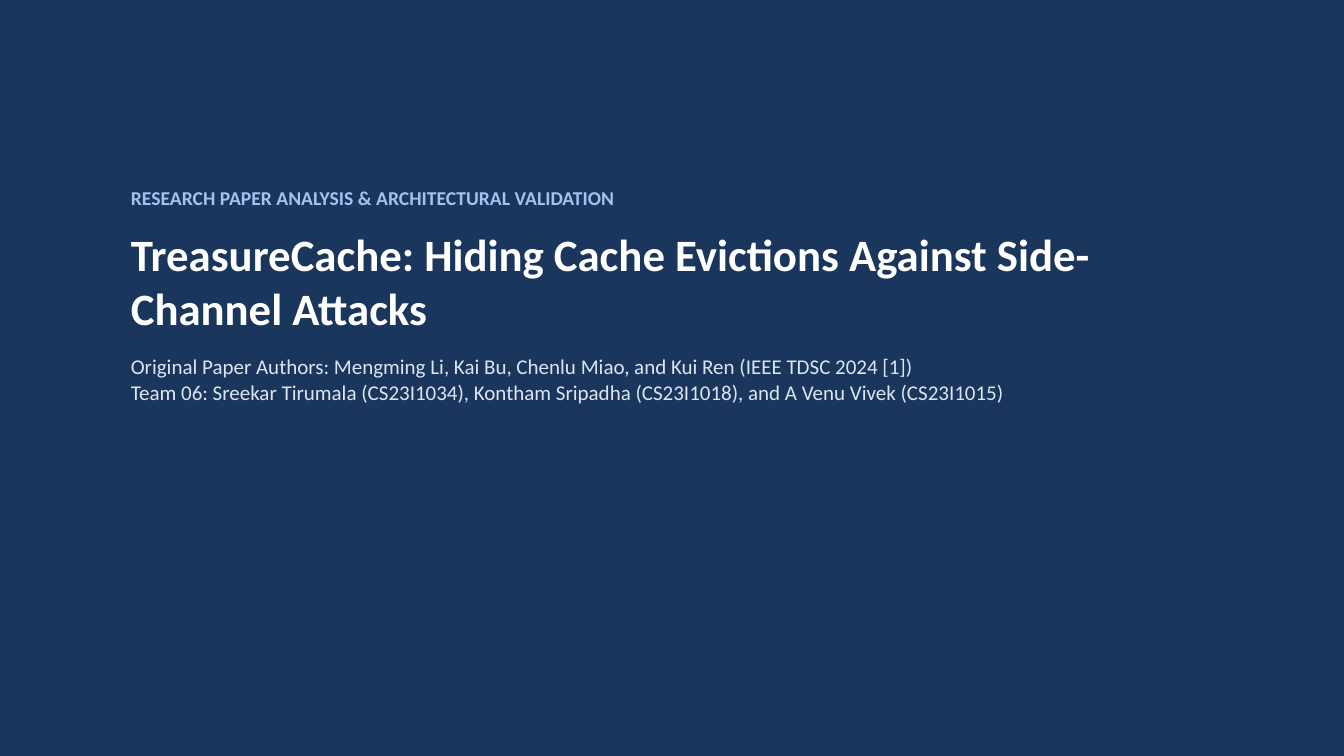
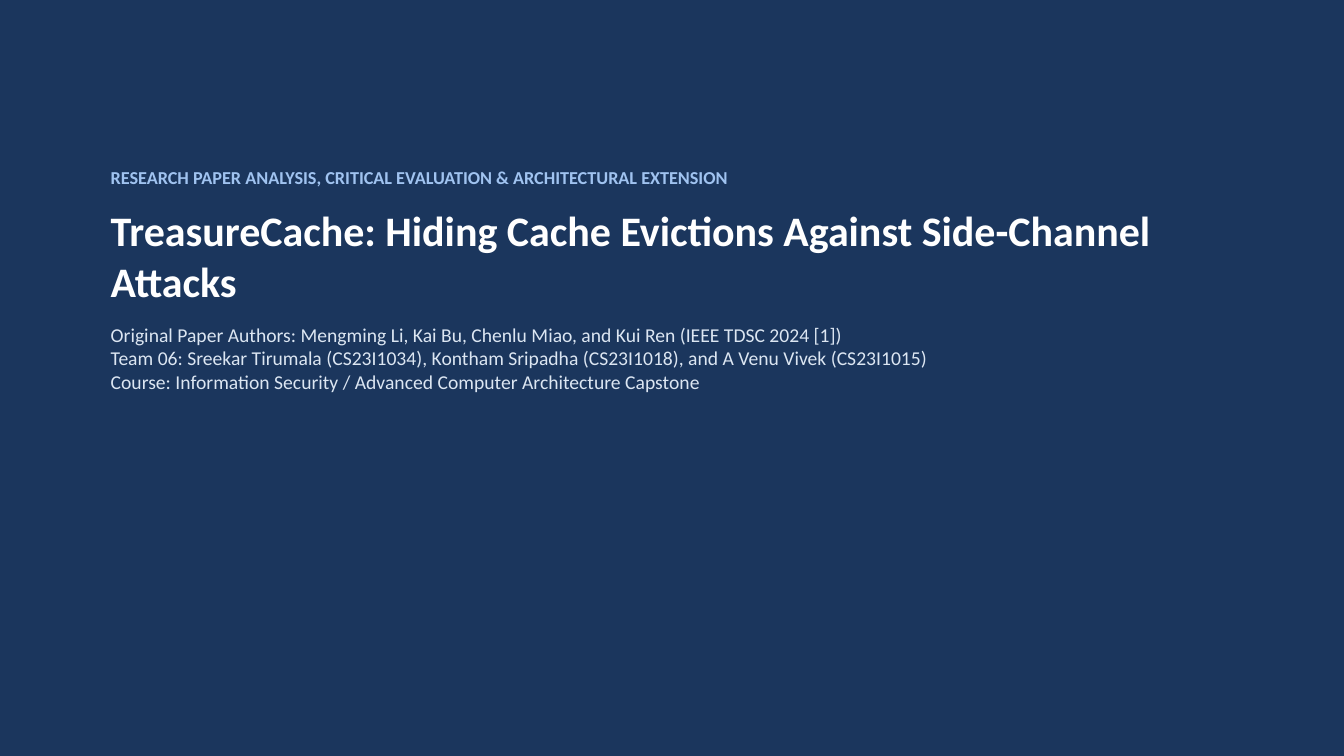
Before and after one commit to Sripadh16/IS-project, a slide deck: slide 1 of TreasureCache_Presentation.pptx. Drawn at 1344x756 pixels with LibreOffice and Linux fonts; fonts in the diff are those of the drawing. Boxes give left, top, right and bottom in pixels: in the first picture for what was removed or moved away, otherwise in the second. Text is boxed around its words. In the diff, an @@ line names an element or a change of style, - is before the commit and + after.

Commit message:
Complete course review package: Master Technical Report (.docx & .pdf), 20-slide professional deck (.pptx & .pdf), 5 publication figures, Ada-EHB+ engine, RTL and formal verification

```diff
--- a/TreasureCache_Presentation.pptx
+++ b/TreasureCache_Presentation.pptx
@@ text "RESEARCH PAPER ANALYSIS, CRITICAL EVALUATION ...": place and size @@
-text "RESEARCH PAPER ANALYSIS, CRITICAL EVALUATION ..." at [131, 192, 1089, 404]
+text "RESEARCH PAPER ANALYSIS, CRITICAL EVALUATION ..." at [111, 172, 1150, 392]
@@ text at [111, 172, 727, 186]: text changed; size 14 to 13 pt @@
-RESEARCH PAPER ANALYSIS & ARCHITECTURAL VALIDATION
+RESEARCH PAPER ANALYSIS, CRITICAL EVALUATION & ARCHITECTURAL EXTENSION
@@ text at [111, 216, 1150, 298]: size 32 to 30 pt in "TreasureCache: Hiding Cache Evictions Against Side-Channel A ..."; less space between paragraphs @@
@@ text at [111, 328, 927, 392]: text changed; size 15 to 14 pt @@
-Original Paper Authors: Mengming Li, Kai Bu, Chenlu Miao, and Kui Ren (IEEE TDSC 2024 [1])
-Team 06: Sreekar Tirumala (CS23I1034), Kontham Sripadha (CS23I1018), and A Venu Vivek (CS23I1015)
+Original Paper Authors: Mengming Li, Kai Bu, Chenlu Miao, and Kui Ren (IEEE TDSC 2024 [1])
+Team 06: Sreekar Tirumala (CS23I1034), Kontham Sripadha (CS23I1018), and A Venu Vivek (CS23I1015)
+Course: Information Security / Advanced Computer Architecture Capstone
```
Also in this commit, not shown: 3 other slides changed, 16 slides added, 11 slides removed, 12 other files.
